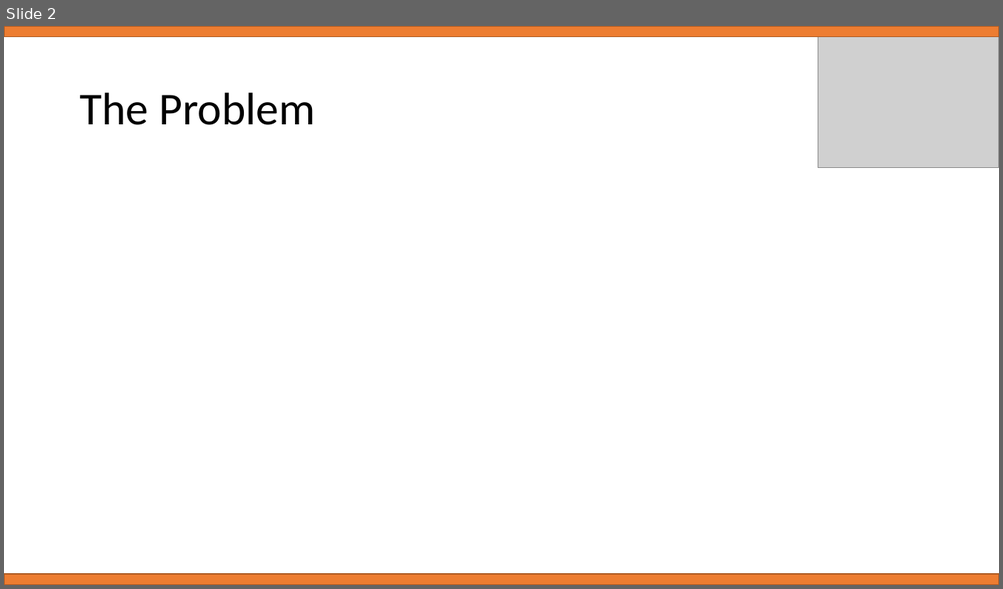
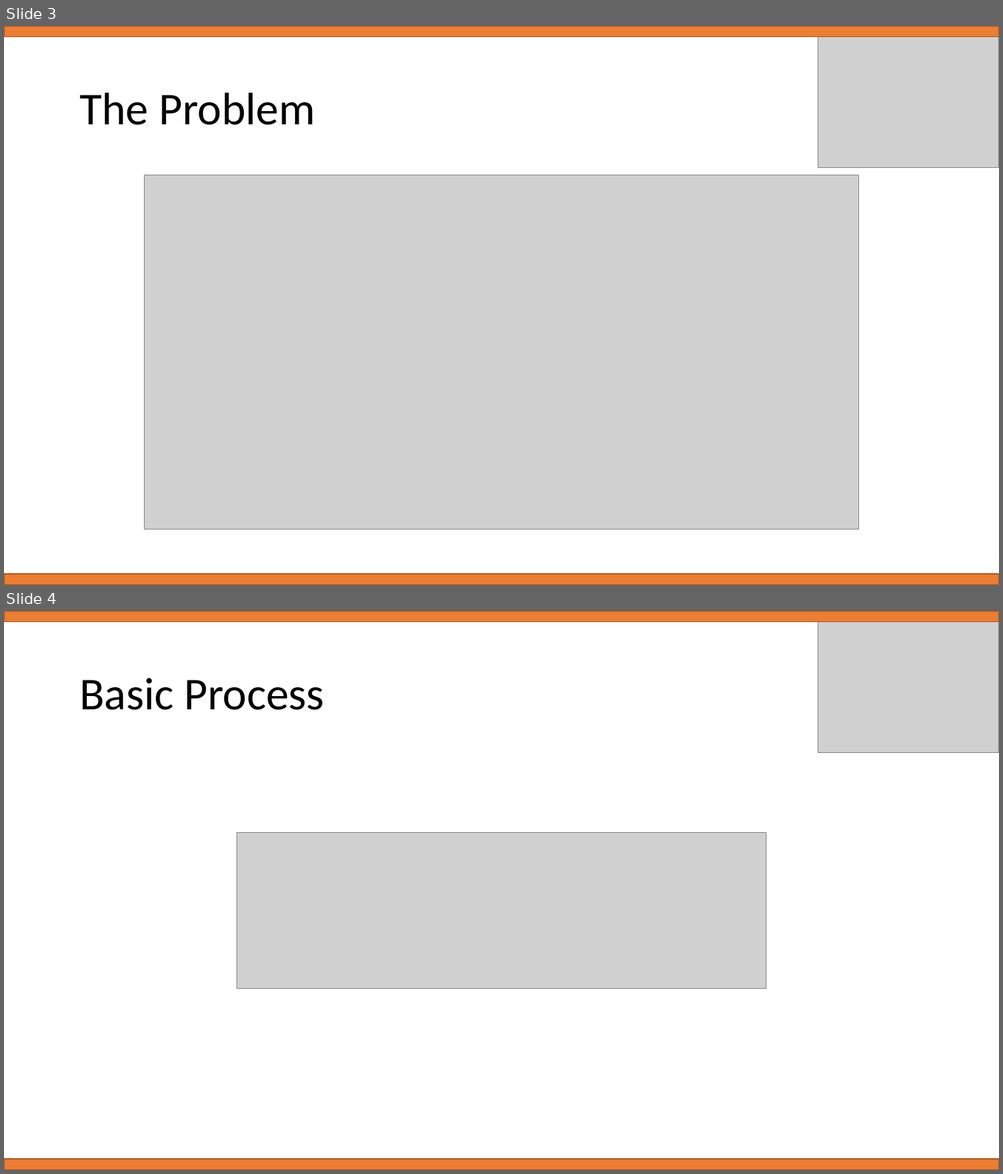
Before and after one commit to samleeney/Talks, a slide deck: RFI Management in the REACH Pipeline - REACH Conference 04-22.pptx. Shown one above the other, each under a label of ours: slide 2 before the commit, slides 3 and 4 after it. The pictures are 1003x589 and 1003x1174 pixels, drawn with LibreOffice and Linux fonts; fonts in the diff are those of the drawing; grey boxes stand for pictures. Boxes give left, top, right and bottom in pixels: in the first picture for what was removed or moved away, otherwise in the second. Text is boxed around its words. In the diff, an @@ line names an element or a change of style, - is before the commit and + after.

```diff
--- a/RFI Management in the REACH Pipeline - REACH Conference 04-22.pptx
+++ b/RFI Management in the REACH Pipeline - REACH Conference 04-22.pptx
@@ slide 4 added at [4,611,999,1170], background #FFFFFF @@
@@ rectangle added at [4,611,999,622], fill #ED7D31, outline #AF5C24 1 pt @@
@@ picture added at [818,611,999,753] @@
@@ title added at [79,678,324,710], 44 pt, text #000000 @@
+Basic Process
@@ picture added at [237,833,765,989] @@
@@ rectangle added at [4,1159,999,1170], fill #ED7D31, outline #AF5C24 1 pt @@
@@ what was slide 2 is now slide 3 @@
@@ slide 3 changed as well @@
@@ picture added at [145,175,858,531] @@
```
Also in this commit, not shown: 1 other slide changed, 13 other slides added.
